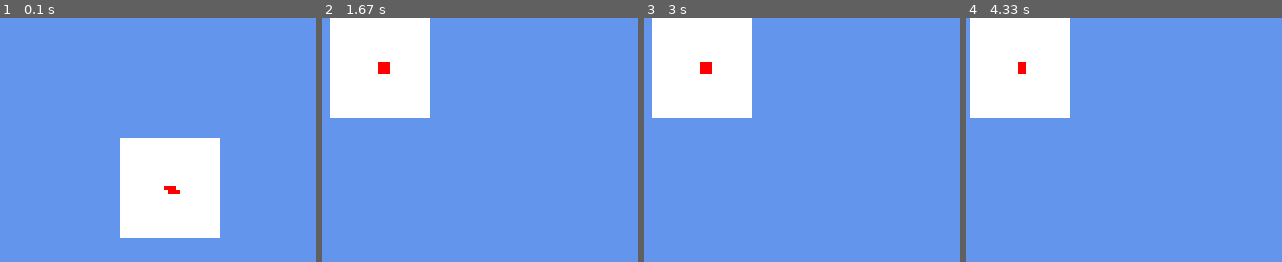
Above: before the commit, frames 1-4 (left to right).
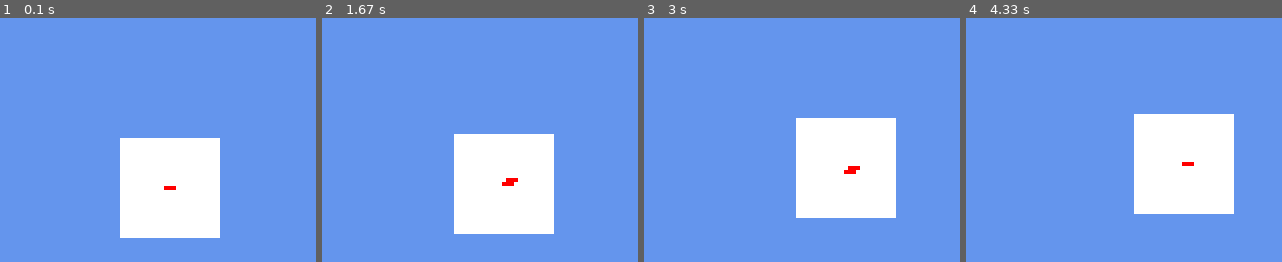
Above: after the commit, the same moments.

Repository: cburel/PygameIntro
Game: pygame game, started from IntroToPygame/IntroToPygame.py
Two runs of this game, one before a commit and one after it. Both use one fixed random seed, a clock stepped at 60 frames per second and the inputs below.
Inputs:
- Up to frame 1 (0.1 s): no input
- Up to frame 2 (1.67 s): hold D 0.33-0.8 s; hold W 0.83-1.35 s; hold D from 1.38 s (still down)
- Up to frame 3 (3 s): release D at 2 s; hold A 2.03-2.7 s; hold S from 2.73 s (still down)
- Up to frame 4 (4.33 s): release S at 3.42 s; hold A 3.45-4.15 s; hold W from 4.18 s (still down)

The runs differ from the first frame. In frame 1, less than 0.1% of the frame differs, in the area x 53-57%, y 70-73%; in frame 2, 26%, in the area x 2-74%, y 0-89%; in frame 3, 26%; in frame 4, 26%.

Commit message:
closer??

Diff:
--- a/IntroToPygame/IntroToPygame.py
+++ b/IntroToPygame/IntroToPygame.py
@@ -11,7 +11,7 @@
 display_height = 600
 yPos = 30
 xPos = 30
-initVel = 1
+initVel = 0
 size = 25
 clock = pygame.time.Clock();
 screen = pygame.display.set_mode((display_width, display_height))
--- a/IntroToPygame/Player.py
+++ b/IntroToPygame/Player.py
@@ -34,6 +34,7 @@
 
 		#setup
 		keyPressed = pygame.key.get_pressed()
+		spd = 1
 
 		# event loop
 		for event in pygame.event.get():
@@ -45,15 +46,15 @@
 
 			#movement
 			if keyPressed[pygame.K_w]:
-				self.vel -= Vector.normalize(Vector(0, self.vel.y))
+				self.vel -= Vector(0, spd)
 			if keyPressed[pygame.K_s]:
-				self.vel += Vector.normalize(Vector(0, self.vel.y))
+				self.vel += Vector(0, spd)
 			if keyPressed[pygame.K_a]:
-				self.vel -= Vector.normalize(Vector(self.vel.x, 0))
+				self.vel -= Vector(spd, 0)
 			if keyPressed[pygame.K_d]:
-				self.vel += Vector.normalize(Vector(self.vel.x, 0))
+				self.vel += Vector(spd, 0)
 
-			self.pos = self.vel
+			self.pos += Vector.normalize(self.vel)
 
 			print("Pos: " + str(self.pos))
 			print("Vel: " + str(self.vel))
